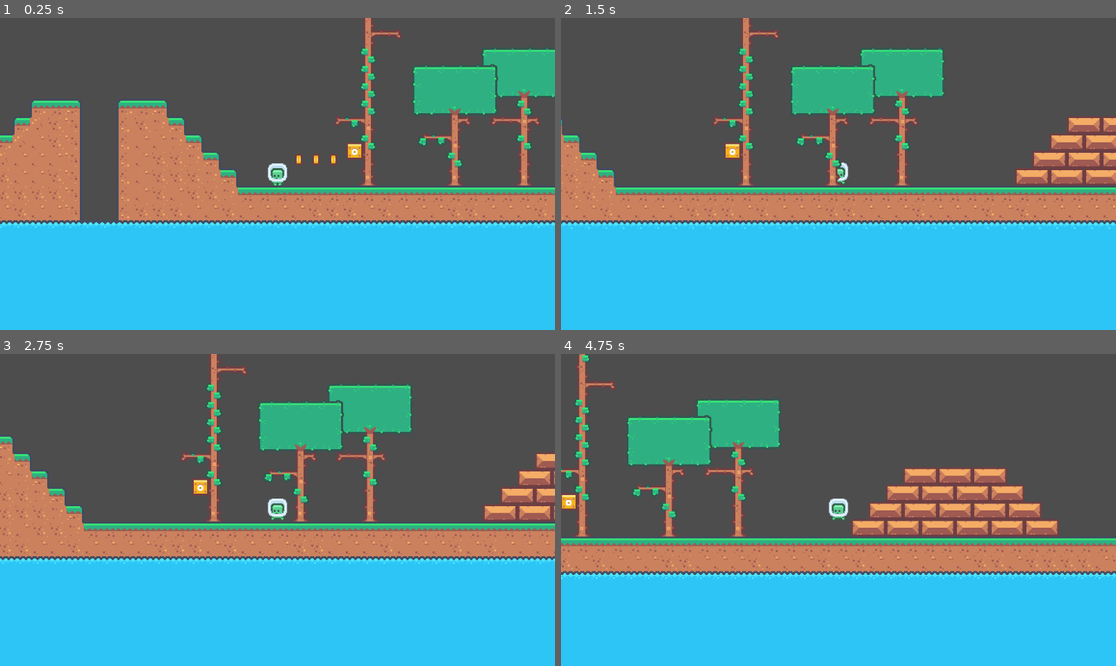
Above: before the commit, frames 1-4 (two rows, left to right).
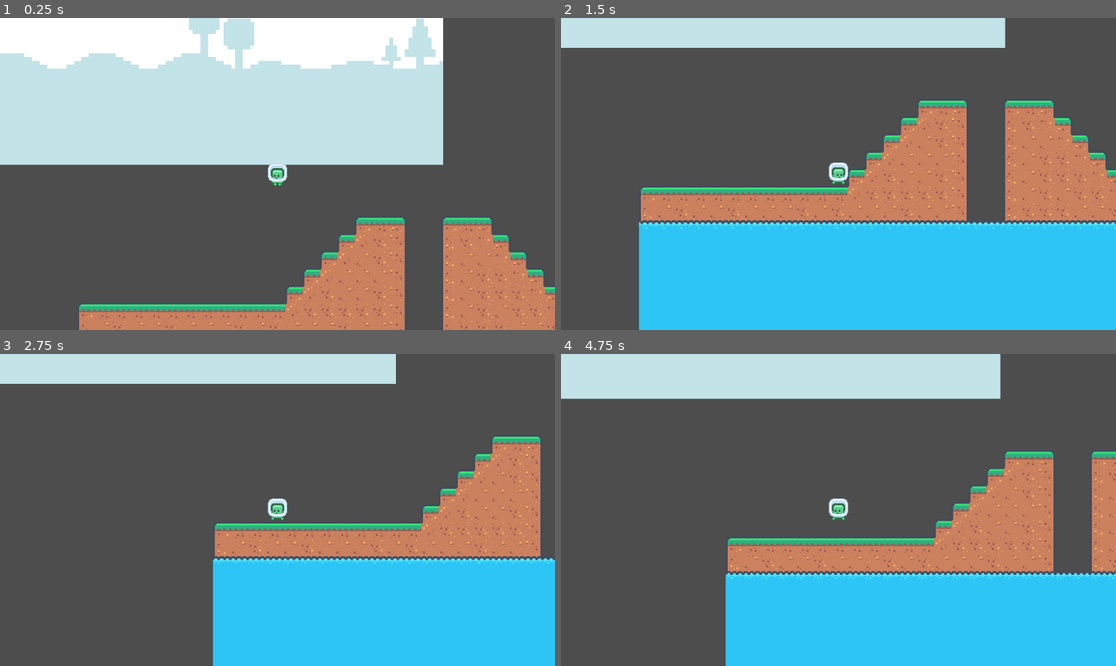
Above: after the commit, the same moments.

Repository: philipheindel/GodotPlatformer
Game: Godot game, scene res://tile_map.tscn
The game is run twice, just before and just after one commit, with the same random seed, the same clock (stepped at 60 frames per second) and the same inputs.
Inputs:
- Up to frame 1 (0.25 s): no input
- Up to frame 2 (1.5 s): tap Enter (ui_accept) at 0.5, 0.77 s; hold Right (ui_right) from 0.53 s (still down)
- Up to frame 3 (2.75 s): tap Enter (ui_accept) at 1.52 s; release Right (ui_right) at 2.03 s; hold Left (ui_left) from 2.03 s (still down)
- Up to frame 4 (4.75 s): release Left (ui_left) at 2.78 s; hold Right (ui_right) 2.78-4.28 s; tap Enter (ui_accept) at 3.02, 3.77, 4.52 s; hold Left (ui_left) from 4.28 s (still down)

The runs differ from the first frame. In frame 1, 89% of the frame differs, in the area x 0-100%, y 0-100%; in frame 2, 33%; in frame 3, 40%; in frame 4, 42%.

Commit message:
Added coin_block sound and bounce and rearranged assets

Diff:
--- /dev/null
+++ b/default_bus_layout.tres
@@ -0,0 +1,9 @@
+[gd_resource type="AudioBusLayout" format=3 uid="uid://d0eyvp3jbn823"]
+
+[resource]
+bus/1/name = &"Coins"
+bus/1/solo = false
+bus/1/mute = false
+bus/1/bypass_fx = false
+bus/1/volume_db = -20.3764
+bus/1/send = &"Master"
--- a/entities/coin_block/coin_block.gd
+++ b/entities/coin_block/coin_block.gd
@@ -2,12 +2,36 @@
 
 
 @export var popped: bool = false
+@export var coin_pop_offset: int = 20
+
+
+var popping: bool = false
+var pop_direction: int = -1
+var max_pop_frames: int = 5
+var pop_frames: int = 0
+
+
+func _physics_process(delta):
+	if popped:
+		return
+	if popping:
+		pop_frames += 1
+		position.y = position.y + pop_direction
+		if pop_frames == max_pop_frames and pop_direction > 0:
+			popped = true
+			return
+		if pop_frames == max_pop_frames:
+			$AnimatedSprite2D.animation = "popped"
+			var new_coin: AnimatedSprite2D = load("res://items/coin/coin.tscn").instantiate()
+			new_coin.position = Vector2(position.x, position.y - coin_pop_offset)
+			get_tree().get_root().call_deferred("add_child", new_coin)
+			pop_direction = pop_direction * pop_direction
+			pop_frames = 0
 
 
 func _on_area_2d_body_entered(body):
 	if popped:
 		return
 	if body.name == "Player":
-		popped = true
-		$AnimatedSprite2D.animation = "popped"
-		# re-implement adding a coin to the current root scene
+		$AudioStreamPlayer.play()
+		popping = true
--- a/entities/coin_block/coin_block.tscn
+++ b/entities/coin_block/coin_block.tscn
@@ -1,7 +1,8 @@
-[gd_scene load_steps=8 format=3 uid="uid://qvq28rkkouix"]
+[gd_scene load_steps=9 format=3 uid="uid://qvq28rkkouix"]
 
 [ext_resource type="Script" path="res://entities/coin_block/coin_block.gd" id="1_62pr2"]
-[ext_resource type="Texture2D" uid="uid://vq1npgur3g83" path="res://assets/level/tilemap_packed_alt.png" id="1_82841"]
+[ext_resource type="Texture2D" uid="uid://vq1npgur3g83" path="res://assets/sprites/level/tilemap_packed_alt.png" id="1_82841"]
+[ext_resource type="AudioStream" uid="uid://ba0s42ox8f7rb" path="res://assets/audio/impactMetal_light_002.ogg" id="3_01lo2"]
 
 [sub_resource type="AtlasTexture" id="AtlasTexture_nbj16"]
 atlas = ExtResource("1_82841")
@@ -52,4 +53,8 @@
 position = Vector2(0, 8)
 shape = SubResource("RectangleShape2D_46h3k")
 
+[node name="AudioStreamPlayer" type="AudioStreamPlayer" parent="."]
+stream = ExtResource("3_01lo2")
+bus = &"Coins"
+
 [connection signal="body_entered" from="Area2D" to="." method="_on_area_2d_body_entered"]
--- a/entities/player/player.tscn
+++ b/entities/player/player.tscn
@@ -1,7 +1,7 @@
 [gd_scene load_steps=17 format=3 uid="uid://q60upyhtmqod"]
 
 [ext_resource type="Script" path="res://entities/player/player.gd" id="1_7utnr"]
-[ext_resource type="Texture2D" uid="uid://bbhk34q8qptcg" path="res://assets/entities/tilemap-characters_packed.png" id="1_und8p"]
+[ext_resource type="Texture2D" uid="uid://bbhk34q8qptcg" path="res://assets/sprites/entities/tilemap-characters_packed.png" id="1_und8p"]
 
 [sub_resource type="AtlasTexture" id="AtlasTexture_qqe34"]
 atlas = ExtResource("1_und8p")
@@ -132,7 +132,7 @@
 
 [sub_resource type="CapsuleShape2D" id="CapsuleShape2D_ejnsj"]
 radius = 9.0
-height = 22.0
+height = 23.0
 
 [node name="Player" type="CharacterBody2D"]
 script = ExtResource("1_7utnr")
@@ -142,7 +142,7 @@
 animation = &"green_idle"
 
 [node name="CollisionShape2D" type="CollisionShape2D" parent="."]
-position = Vector2(0, 1)
+position = Vector2(0, 0.5)
 shape = SubResource("CapsuleShape2D_ejnsj")
 
 [node name="Camera2D" type="Camera2D" parent="."]
--- a/items/coin/coin.tscn
+++ b/items/coin/coin.tscn
@@ -1,6 +1,6 @@
 [gd_scene load_steps=7 format=3 uid="uid://uqyuj5qrdujq"]
 
-[ext_resource type="Texture2D" uid="uid://vq1npgur3g83" path="res://assets/level/tilemap_packed_alt.png" id="1_710kg"]
+[ext_resource type="Texture2D" uid="uid://vq1npgur3g83" path="res://assets/sprites/level/tilemap_packed_alt.png" id="1_710kg"]
 [ext_resource type="Script" path="res://items/coin/coin.gd" id="2_vr5gi"]
 
 [sub_resource type="AtlasTexture" id="AtlasTexture_0163i"]
--- a/tile_map.tscn
+++ b/tile_map.tscn
@@ -1,10 +1,11 @@
-[gd_scene load_steps=9 format=3 uid="uid://b51h3bf70hemo"]
+[gd_scene load_steps=11 format=3 uid="uid://b51h3bf70hemo"]
 
-[ext_resource type="Texture2D" uid="uid://54gqstar2itb" path="res://assets/level/tilemap_packed.png" id="1_inq4g"]
-[ext_resource type="Texture2D" uid="uid://vq1npgur3g83" path="res://assets/level/tilemap_packed_alt.png" id="2_ce3lg"]
+[ext_resource type="Texture2D" uid="uid://54gqstar2itb" path="res://assets/sprites/level/tilemap_packed.png" id="1_inq4g"]
+[ext_resource type="Texture2D" uid="uid://vq1npgur3g83" path="res://assets/sprites/level/tilemap_packed_alt.png" id="2_ce3lg"]
 [ext_resource type="PackedScene" uid="uid://q60upyhtmqod" path="res://entities/player/player.tscn" id="3_m70gt"]
 [ext_resource type="PackedScene" uid="uid://uqyuj5qrdujq" path="res://items/coin/coin.tscn" id="4_u1gc2"]
 [ext_resource type="PackedScene" uid="uid://qvq28rkkouix" path="res://entities/coin_block/coin_block.tscn" id="5_c3hb8"]
+[ext_resource type="Texture2D" uid="uid://cyjo3wuttsdss" path="res://assets/sprites/background/tilemap-backgrounds_packed.png" id="6_mftv6"]
 
 [sub_resource type="TileSetAtlasSource" id="TileSetAtlasSource_yktfv"]
 texture = ExtResource("1_inq4g")
@@ -2210,6 +2211,10 @@
 sources/0 = SubResource("TileSetAtlasSource_yktfv")
 sources/1 = SubResource("TileSetAtlasSource_xb3qg")
 
+[sub_resource type="AtlasTexture" id="AtlasTexture_wpcdf"]
+atlas = ExtResource("6_mftv6")
+region = Rect2(0, 0, 95.8954, 72)
+
 [node name="TileMap" type="TileMap"]
 tile_set = SubResource("TileSet_j6kj0")
 format = 2
@@ -2228,7 +2233,7 @@
 layer_4/tile_data = PackedInt32Array(1703949, 851969, 1, 1703950, 851969, 1, 1703951, 851969, 1, 1703952, 851969, 1, 17 …(67077 unchanged characters)…
 
 [node name="Player" parent="." instance=ExtResource("3_m70gt")]
-position = Vector2(545, 421)
+position = Vector2(208, 266)
 
 [node name="Coin" parent="." instance=ExtResource("4_u1gc2")]
 position = Vector2(567, 405)
@@ -2240,4 +2245,30 @@
 position = Vector2(603, 405)
 
 [node name="Coin_Block" parent="." instance=ExtResource("5_c3hb8")]
-position = Vector2(625, 396)
+position = Vector2(1152, 391)
+
+[node name="Coin_Block2" parent="." instance=ExtResource("5_c3hb8")]
+position = Vector2(1170, 391)
+
+[node name="Coin_Block3" parent="." instance=ExtResource("5_c3hb8")]
+position = Vector2(1188, 391)
+
+[node name="Coin_Block4" parent="." instance=ExtResource("5_c3hb8")]
+position = Vector2(1206, 391)
+
+[node name="Coin_Block5" parent="." instance=ExtResource("5_c3hb8")]
+position = Vector2(1224, 391)
+
+[node name="Coin_Block6" parent="." instance=ExtResource("5_c3hb8")]
+position = Vector2(1242, 391)
+
+[node name="ParallaxBackground" type="ParallaxBackground" parent="."]
+
+[node name="ParallaxLayer" type="ParallaxLayer" parent="ParallaxBackground"]
+motion_mirroring = Vector2(95, 0)
+
+[node name="Sprite2D" type="Sprite2D" parent="ParallaxBackground/ParallaxLayer"]
+position = Vector2(0, 1)
+scale = Vector2(4, 4)
+texture = SubResource("AtlasTexture_wpcdf")
+centered = false
Not shown, added: assets/audio/impactMetal_light_002.ogg.import
Renamed: assets/background/tilemap-backgrounds_packed.png -> assets/sprites/background/tilemap-backgrounds_packed.png
Not shown, changed: assets/sprites/background/tilemap-backgrounds_packed.png.import
Renamed: assets/entities/tilemap-characters_packed.png -> assets/sprites/entities/tilemap-characters_packed.png
Not shown, changed: assets/sprites/entities/tilemap-characters_packed.png.import
Renamed: assets/level/tilemap_packed.png -> assets/sprites/level/tilemap_packed.png
Not shown, changed: assets/sprites/level/tilemap_packed.png.import
Renamed: assets/level/tilemap_packed_alt.png -> assets/sprites/level/tilemap_packed_alt.png
Not shown, changed: assets/sprites/level/tilemap_packed_alt.png.import
Not shown, added: assets/audio/impactMetal_light_002.ogg
